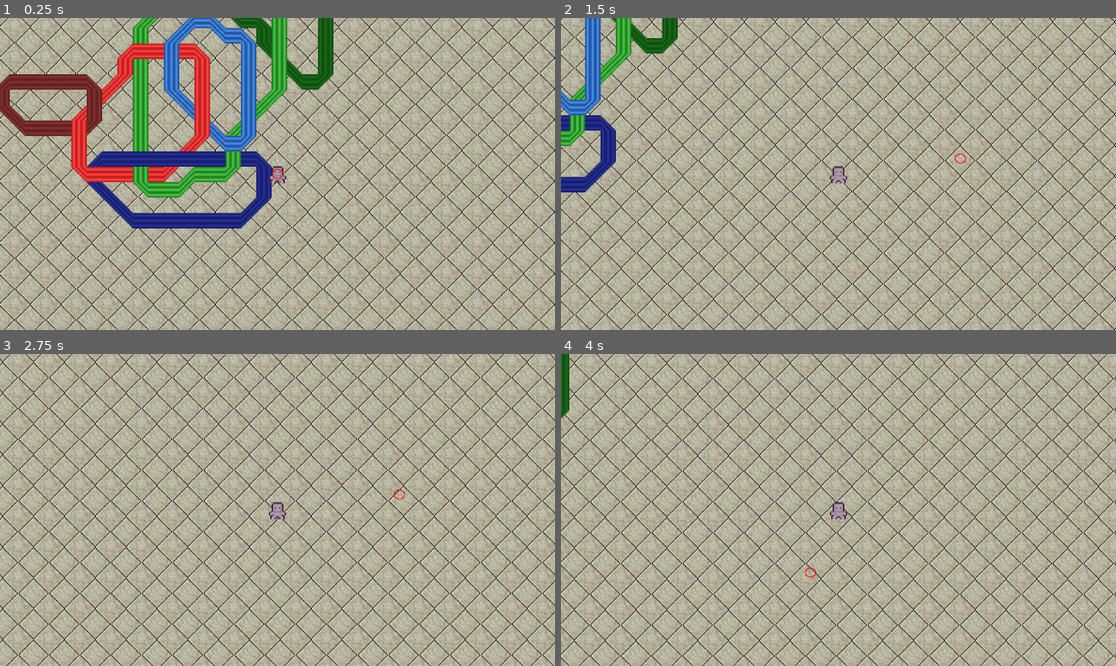
Above: before the commit, frames 1-4 (two rows, left to right).
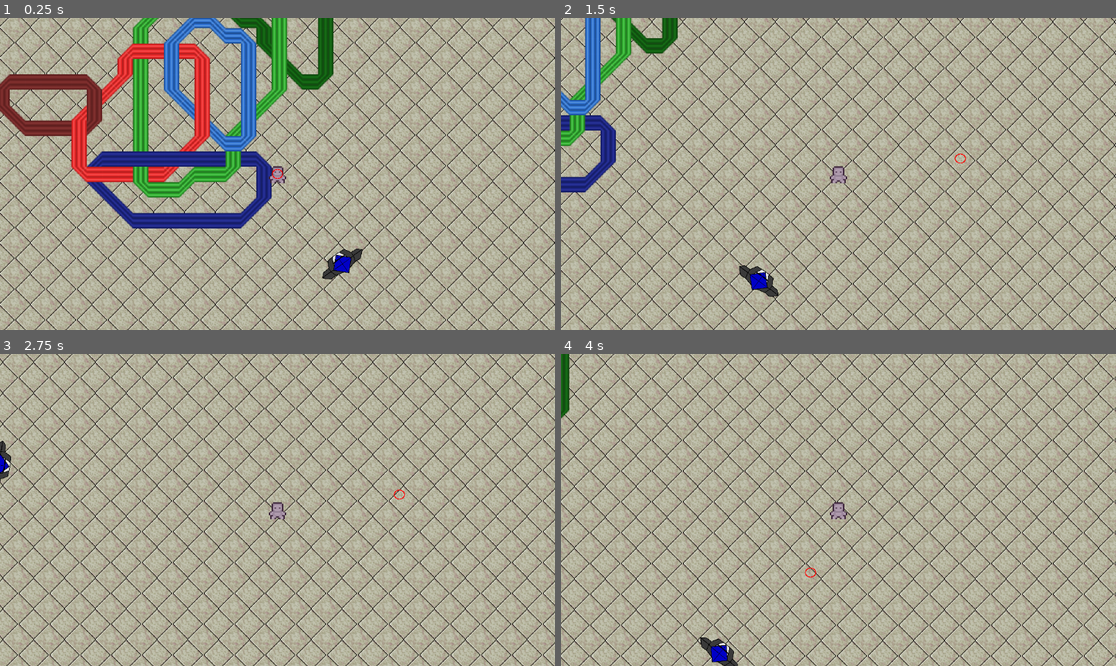
Above: after the commit, the same moments.

Repository: Collisteru/bytelux
Game: Godot game, scene res://test_map.tscn
Two runs of this game, one before a commit and one after it. Both use one fixed random seed, a clock stepped at 60 frames per second and the inputs below.
Inputs (mouse positions are in pixels of both pictures, inside the frame that each line leads up to):
- Up to frame 1 (0.25 s): no input
- Up to frame 2 (1.5 s): tap Enter at 0.5 s; move the mouse to (960, 158) at 0.52 s; hold Right (ui_right) 0.53-1.28 s; tap 1 at 0.6 s; click (960, 158) at 0.67 s; move the mouse to (727, 189) at 1.27 s; hold Down (ui_down) from 1.28 s (still down); tap 2 at 1.35 s
- Up to frame 3 (2.75 s): move the mouse to (333, 441) at 2.02 s; release Down (ui_down) at 2.03 s; hold Right (ui_right) from 2.03 s (still down); tap 3 at 2.1 s
- Up to frame 4 (4 s): move the mouse to (810, 572) at 2.77 s; release Right (ui_right) at 2.78 s; hold Up (ui_up) 2.78-3.53 s; tap 1 at 2.85 s; click (810, 572) at 2.92 s; move the mouse to (1005, 556) at 3.52 s; hold Left (ui_left) from 3.53 s (still down); tap 2 at 3.6 s

The runs differ from the first frame. In frame 1, 0.4% of the frame differs, in the area x 58-66%, y 73-84%; in frame 2, 0.4%, in the area x 32-40%, y 79-90%; in frame 3, 0.2%; in frame 4, 0.4%.

Commit message:
Guard movement

Diff:
--- /dev/null
+++ b/assets/guard_hitbox.tscn
@@ -0,0 +1,4 @@
+[gd_scene format=3 uid="uid://bj0hyrs6vxhcf"]
+
+[node name="Hitbox" type="CollisionPolygon2D"]
+polygon = PackedVector2Array(-134, -186, -67, -253, -26, -212, -24, -143, 45, -105, 46, 103, -24, 142, -28, 212, -67, 249, -131, 188, -128, 128, -150, 32, -181, -1, -150, -34, -127, -126)
--- a/base.tscn
+++ /dev/null
@@ -1,3 +0,0 @@
-[gd_scene format=3 uid="uid://dcvc3fty5kku8"]
-
-[node name="Node2D" type="Node2D"]
--- /dev/null
+++ b/entities/enemies/guard_enemy.gd
@@ -0,0 +1,47 @@
+extends CharacterBody2D
+
+@export var targetNode:Node2D = null
+
+const SPEED = 100.0
+const ACCELERATION = 10.0
+const ENGAGE_DIST = 150.0
+
+func _physics_process(delta: float) -> void:
+	if targetNode:
+		look_at(targetNode.position)
+
+		var dist = (self.position - targetNode.position).length()
+
+		# -1 to retreat and 1 to approach. Used in figuring out which direction to go
+		var approach = 2*int(dist > ENGAGE_DIST) - 1
+
+		var direction_x = approach * sign(targetNode.position.x - self.position.x)
+		var direction_y = approach * sign(targetNode.position.y - self.position.y)
+
+		#print("x: ", direction_x)
+		#print("y: ", direction_y)
+
+		# Handle diagonal (xy) movement
+		if direction_x != 0 and direction_y != 0:
+			velocity.x = move_toward(velocity.x,direction_x * SPEED/sqrt(2),ACCELERATION/sqrt(2))
+			velocity.y = move_toward(velocity.y,direction_y * SPEED/sqrt(2),ACCELERATION/sqrt(2))
+		# Handles single direction (x or y) movement
+		else:
+			# Handle horizontal (x) movement
+			if direction_x != 0:
+				#velocity.x = direction_x * SPEED
+				velocity.x = move_toward(velocity.x,direction_x * SPEED,ACCELERATION)
+			else:
+				velocity.x = move_toward(velocity.x, 0, ACCELERATION)
+
+			# Handle vertical (y) movement
+			if direction_y != 0:
+				#velocity.y = direction_y * SPEED
+				velocity.y = move_toward(velocity.y,direction_y * SPEED,ACCELERATION)
+			else:
+				velocity.y = move_toward(velocity.y, 0, ACCELERATION)
+
+		move_and_slide()
+	else:
+		print("AHHHHH, I DON'T KNOW WHAT I'M FOLLOWING")
+		# Should only happen if you don't give this node a target node
--- /dev/null
+++ b/entities/enemies/guard_enemy.tscn
@@ -0,0 +1,17 @@
+[gd_scene load_steps=4 format=3 uid="uid://dfpaw4les5y2i"]
+
+[ext_resource type="Script" path="res://entities/enemies/guard_enemy.gd" id="1_q3pa1"]
+[ext_resource type="Texture2D" uid="uid://bi036wks6gn2" path="res://assets/Enemy_SecurityGuard_Standing_blue.png" id="2_klm83"]
+[ext_resource type="PackedScene" uid="uid://bj0hyrs6vxhcf" path="res://assets/guard_hitbox.tscn" id="3_fuou0"]
+
+[node name="GuardEnemy" type="CharacterBody2D"]
+scale = Vector2(0.1, 0.1)
+script = ExtResource("1_q3pa1")
+
+[node name="On" type="Sprite2D" parent="."]
+texture = ExtResource("2_klm83")
+
+[node name="Off" type="Sprite2D" parent="."]
+texture = ExtResource("2_klm83")
+
+[node name="Hitbox" parent="." instance=ExtResource("3_fuou0")]
--- a/entities/test_player/test_player.gd
+++ b/entities/test_player/test_player.gd
@@ -4,6 +4,7 @@
 const ACCELERATION = 30.0
 enum LENS_COLOR {RED, BLUE, GREEN, WHITE}
 var lens = LENS_COLOR.WHITE
+var alive = true
 
 # Import child nodes
 @onready var laser = $PlayerLaser
@@ -66,28 +67,27 @@
 
 func _physics_process(delta: float) -> void:
 	# Get the input direction
-	var direction_x := Input.get_axis("ui_left", "ui_right")
-	var direction_y := Input.get_axis("ui_up", "ui_down")
+	if alive:
+		var direction_x := Input.get_axis("ui_left", "ui_right")
+		var direction_y := Input.get_axis("ui_up", "ui_down")
 
-	# Handle diagonal (xy) movement
-	if direction_x != 0 and direction_y != 0:
-		velocity.x = move_toward(velocity.x,direction_x * SPEED/sqrt(2),ACCELERATION/sqrt(2))
-		velocity.y = move_toward(velocity.y,direction_y * SPEED/sqrt(2),ACCELERATION/sqrt(2))
-	# Handles single direction (x or y) movement
-	else:
-		# Handle horizontal (x) movement
-		if direction_x != 0:
-			#velocity.x = direction_x * SPEED
-			velocity.x = move_toward(velocity.x,direction_x * SPEED,ACCELERATION)
+		# Handle diagonal (xy) movement
+		if direction_x != 0 and direction_y != 0:
+			velocity.x = move_toward(velocity.x,direction_x * SPEED/sqrt(2),ACCELERATION/sqrt(2))
+			velocity.y = move_toward(velocity.y,direction_y * SPEED/sqrt(2),ACCELERATION/sqrt(2))
+		# Handles single direction (x or y) movement
 		else:
-			velocity.x = move_toward(velocity.x, 0, ACCELERATION)
+			# Handle horizontal (x) movement
+			if direction_x != 0:
+				#velocity.x = direction_x * SPEED
+				velocity.x = move_toward(velocity.x,direction_x * SPEED,ACCELERATION)
+			else:
+				velocity.x = move_toward(velocity.x, 0, ACCELERATION)
 
-		# Handle vertical (y) movement
-		if direction_y != 0:
-			#velocity.y = direction_y * SPEED
-			velocity.y = move_toward(velocity.y,direction_y * SPEED,ACCELERATION)
-		else:
-			velocity.y = move_toward(velocity.y, 0, ACCELERATION)
-
-
-	move_and_slide()
+			# Handle vertical (y) movement
+			if direction_y != 0:
+				#velocity.y = direction_y * SPEED
+				velocity.y = move_toward(velocity.y,direction_y * SPEED,ACCELERATION)
+			else:
+				velocity.y = move_toward(velocity.y, 0, ACCELERATION)
+		move_and_slide()
--- a/guard_enemy.tscn
+++ /dev/null
@@ -1,16 +0,0 @@
-[gd_scene load_steps=3 format=3 uid="uid://bag4telckbyg0"]
-
-[ext_resource type="Texture2D" uid="uid://bi036wks6gn2" path="res://assets/Enemy_SecurityGuard_Standing_blue.png" id="1_57csr"]
-
-[sub_resource type="ConcavePolygonShape2D" id="ConcavePolygonShape2D_ktgxm"]
-
-[node name="GuardEnemy" type="Node2D"]
-
-[node name="On" type="Sprite2D" parent="."]
-texture = ExtResource("1_57csr")
-
-[node name="Off" type="Sprite2D" parent="."]
-texture = ExtResource("1_57csr")
-
-[node name="Hitbox" type="CollisionShape2D" parent="."]
-shape = SubResource("ConcavePolygonShape2D_ktgxm")
--- a/project.godot
+++ b/project.godot
@@ -13,6 +13,7 @@
 config/name="bytelux"
 run/main_scene="res://test_map.tscn"
 config/features=PackedStringArray("4.3", "GL Compatibility")
+config/icon="res://icon.svg"
 
 [input]
 
@@ -53,6 +54,7 @@
 
 2d_physics/layer_1="Walls"
 2d_physics/layer_2="Player"
+2d_physics/layer_3="Blue Walls"
 
 [rendering]
 
--- a/suited.tres
+++ /dev/null
@@ -1,3 +0,0 @@
-[gd_resource type="ConcavePolygonShape2D" format=3 uid="uid://8sg87mvhchn1"]
-
-[resource]
--- a/test_map.tscn
+++ b/test_map.tscn
@@ -7,6 +7,7 @@
 [ext_resource type="Texture2D" uid="uid://c20w2vw7fsk2b" path="res://assets/testgreenwall.png" id="4_yfu0k"]
 [ext_resource type="Texture2D" uid="uid://cgwbhokfp4b17" path="res://assets/testbluewall.png" id="5_3766s"]
 [ext_resource type="Texture2D" uid="uid://bd0pig66p5y4t" path="res://Art Assets/wire_tilemap.png" id="6_k0nrf"]
+[ext_resource type="PackedScene" uid="uid://dfpaw4les5y2i" path="res://entities/enemies/guard_enemy.tscn" id="8_4lr8c"]
 
 [sub_resource type="TileSetAtlasSource" id="TileSetAtlasSource_a4er6"]
 texture = ExtResource("1_jh8a6")
@@ -434,3 +435,7 @@
 [node name="CanvasModulate" type="CanvasModulate" parent="."]
 visible = false
 color = Color(0.486537, 0.218119, 0.186721, 0.54902)
+
+[node name="GuardEnemy" parent="." node_paths=PackedStringArray("targetNode") instance=ExtResource("8_4lr8c")]
+position = Vector2(211, 372)
+targetNode = NodePath("../Player")
Not shown: 1 places in test_map.tscn that only renumber resources
Not shown, added: entities/enemies/guaAE3F.tmp
